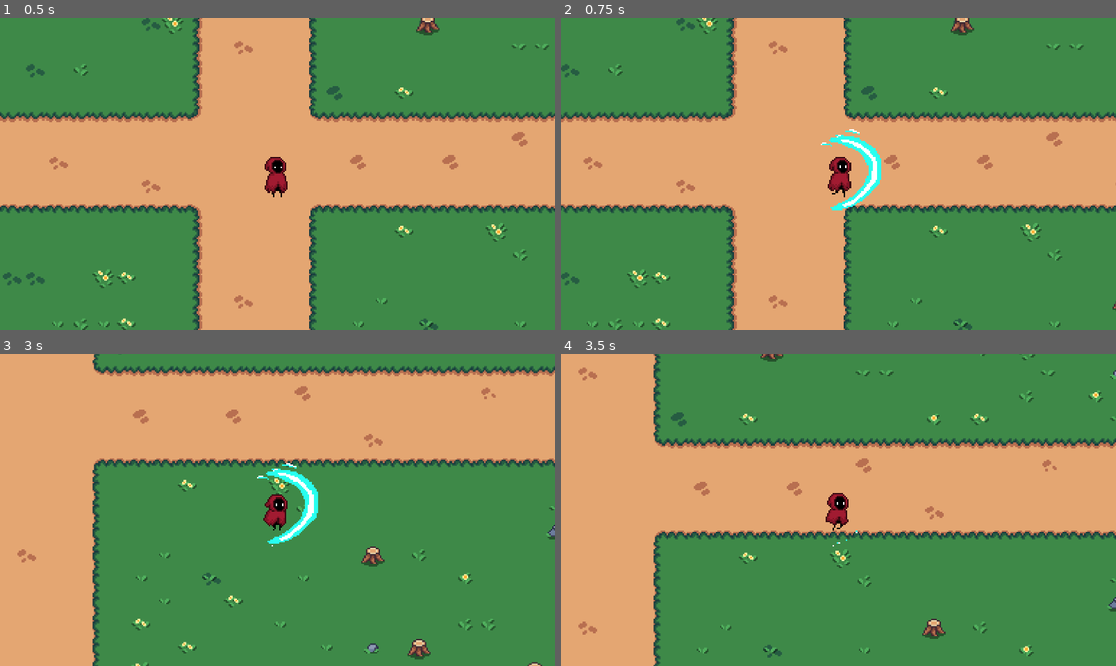
Above: before the commit, frames 1-4 (two rows, left to right).
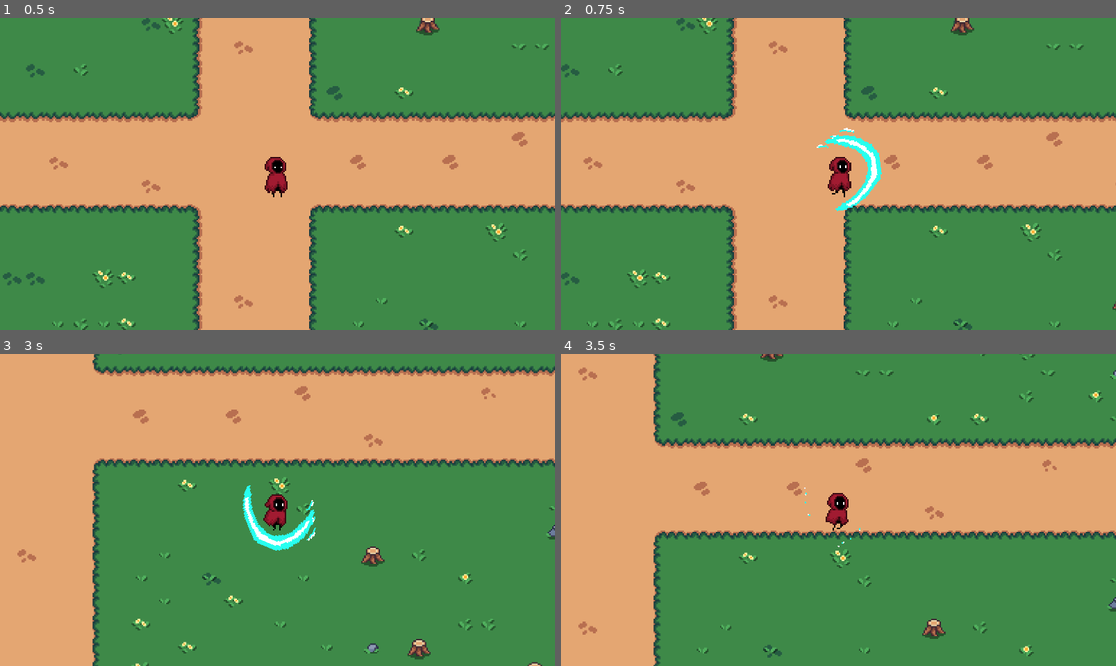
Above: after the commit, the same moments.

Repository: Jerga99/godot-2d-game-course
Game: Godot game, scene res://scenes/play_scene.tscn
Two runs of this game, one before a commit and one after it. Both use one fixed random seed, a clock stepped at 60 frames per second and the inputs below.
Inputs (mouse positions are in pixels of both pictures, inside the frame that each line leads up to):
- Up to frame 1 (0.5 s): no input
- Up to frame 2 (0.75 s): move the mouse to (960, 158) at 0.52 s; hold D (right) from 0.53 s (still down); tap 1 (ability_1) at 0.6 s
- Up to frame 3 (3 s): move the mouse to (166, 525) at 1.27 s; release D (right) at 1.28 s; hold S (down) 1.28-2.03 s; tap 2 (ability_2) at 1.35 s; move the mouse to (333, 441) at 2.02 s; hold D (right) 2.03-2.78 s; tap 3 (ability_3) at 2.1 s; move the mouse to (249, 572) at 2.77 s; hold W (up) from 2.78 s (still down); tap 1 (ability_1) at 2.85 s
- Up to frame 4 (3.5 s): keep holding W (up)

Frame 1 is identical in both runs. In frame 2, 0.3% of the frame differs, in the area x 46-58%, y 35-62%; in frame 3, 1.3%, in the area x 43-58%, y 34-64%; in frame 4, less than 0.1%.

Commit message:
Turn to mouse position

Diff:
--- a/scripts/ability/manifest/slash_manifest.gd
+++ b/scripts/ability/manifest/slash_manifest.gd
@@ -2,4 +2,5 @@
 extends AbilityManifest
 
 func _activate(entity: Entity):
-	print("Activating slash manifest!!!!!")
+	var mouse_pos = get_viewport().get_camera_2d().get_global_mouse_position()
+	look_at(mouse_pos)
